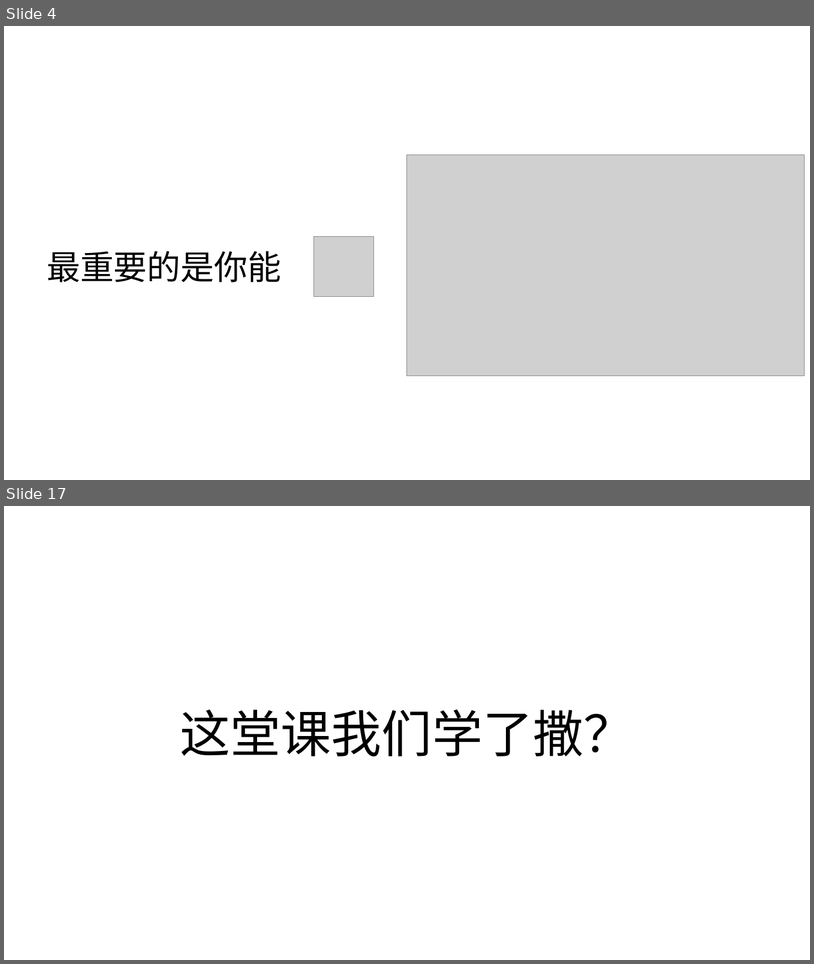
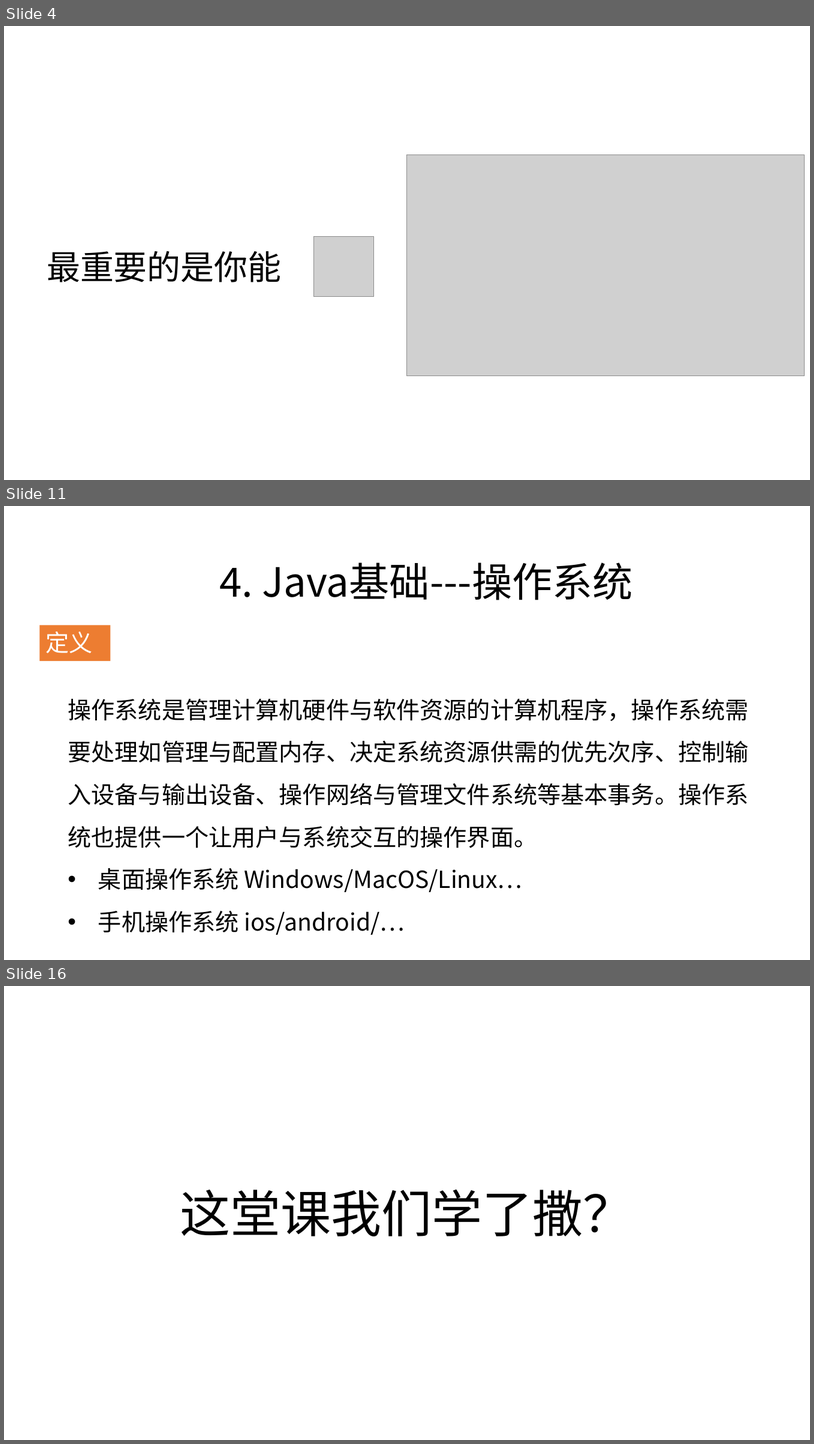
Before and after one commit to zjyesir/hmc_java_1, a slide deck: 1.1绪论.pptx. Shown one above the other, each under a label of ours: slides 4 and 17 before the commit, slides 4, 11 and 16 after it; the slides between them are not shown. The pictures are 814x964 and 814x1444 pixels, drawn with LibreOffice and Linux fonts; fonts in the diff are those of the drawing; grey boxes stand for pictures; background and template pictures are left out. Boxes give left, top, right and bottom in pixels: in the first picture for what was removed or moved away, otherwise in the second. Text is boxed around its words. In the diff, an @@ line names an element or a change of style, - is before the commit and + after.

```diff
--- a/1.1绪论.pptx
+++ b/1.1绪论.pptx
@@ slide 11 added at box(4, 506, 810, 960), background picture (left out) @@
@@ text added at box(219, 562, 633, 600), 48 pt, text #000000 @@
+4. Java基础---操作系统
@@ rectangle added at box(39, 625, 110, 661), fill #ED7D31, 28 pt, text #FFFFFF @@
+定义
@@ text added at box(68, 699, 749, 934), 28 pt, text #000000 @@
+操作系统是管理计算机硬件与软件资源的计算机程序，操作系统需要处理如管理与配置内存、决定系统资源供需的优先次序、控制输入设备与输出设备、操作网络与管理文件系统等基本事务。操作系统也提供一个让用户与系统交互的操作界面。
+• 桌面操作系统 Windows/MacOS/Linux…
+• 手机操作系统 ios/android/…
@@ what was slide 17 is now slide 16 @@
```
Also in this commit, not shown: 7 slides changed, 3 other slides added, 5 slides removed.
